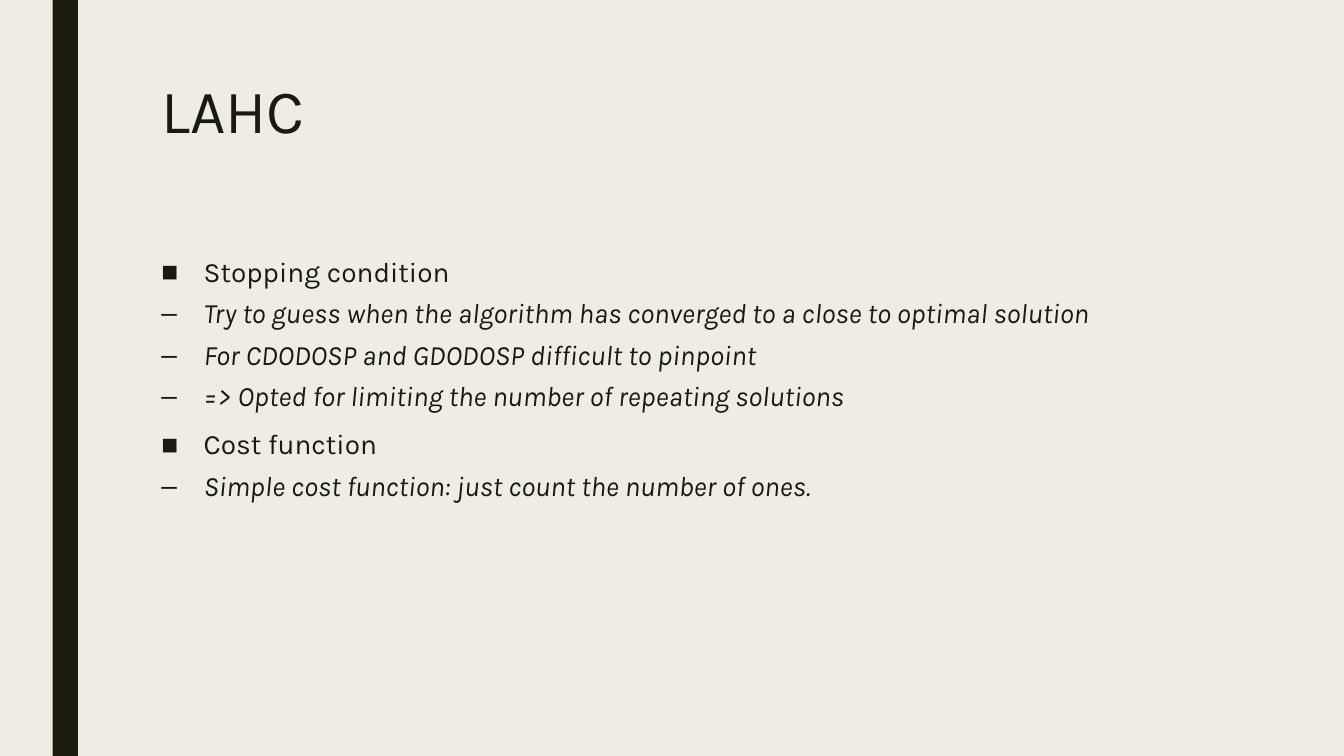
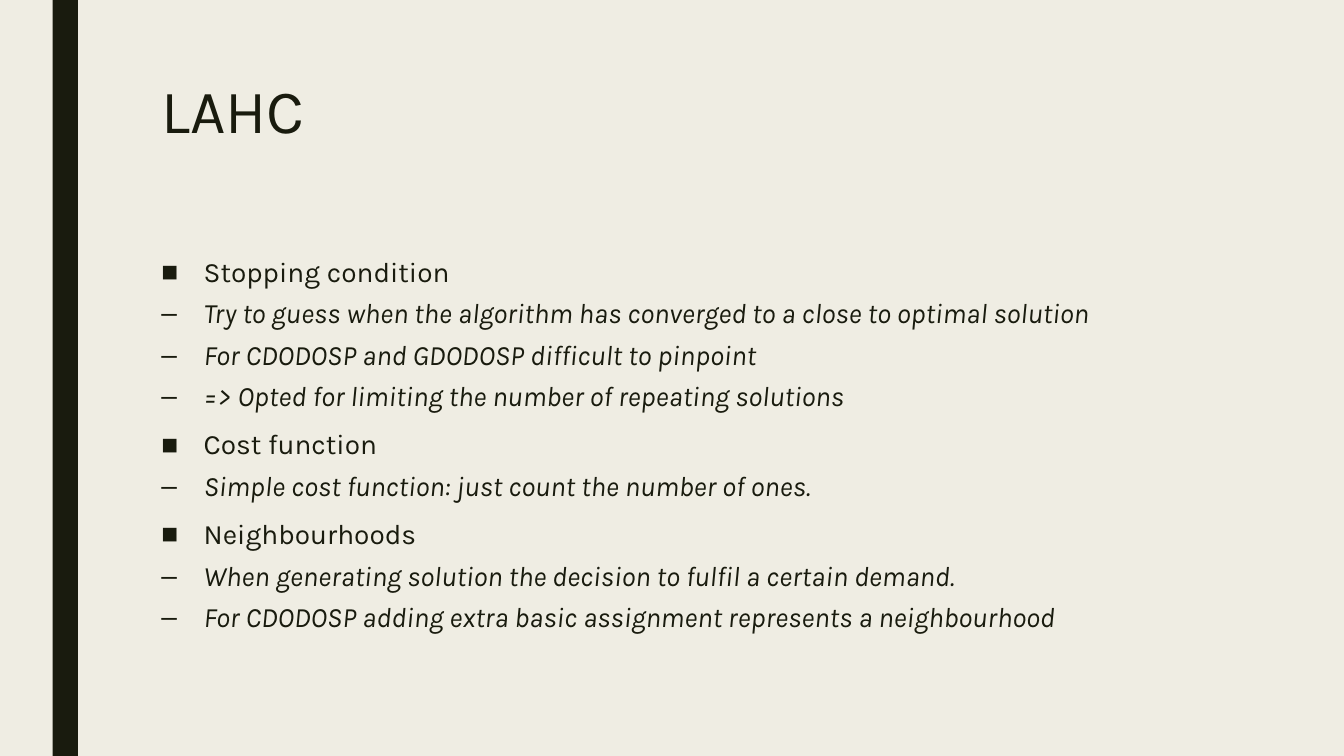
Before and after one commit to BavoGoosens/Capita3, a slide deck: slide 5 of presentation.pptx. Drawn at 1344x756 pixels with LibreOffice and Linux fonts; fonts in the diff are those of the drawing. Boxes give left, top, right and bottom in pixels: in the first picture for what was removed or moved away, otherwise in the second. Text is boxed around its words. In the diff, an @@ line names an element or a change of style, - is before the commit and + after.

Commit message:
small update

```diff
--- a/presentation.pptx
+++ b/presentation.pptx
@@ text at (204, 525, 1054, 634): paragraphs added @@
+■ Neighbourhoods
+  – When generating solution the decision to fulfil a certain demand.
+  – For CDODOSP adding extra basic assignment represents a neighbourhood
```
